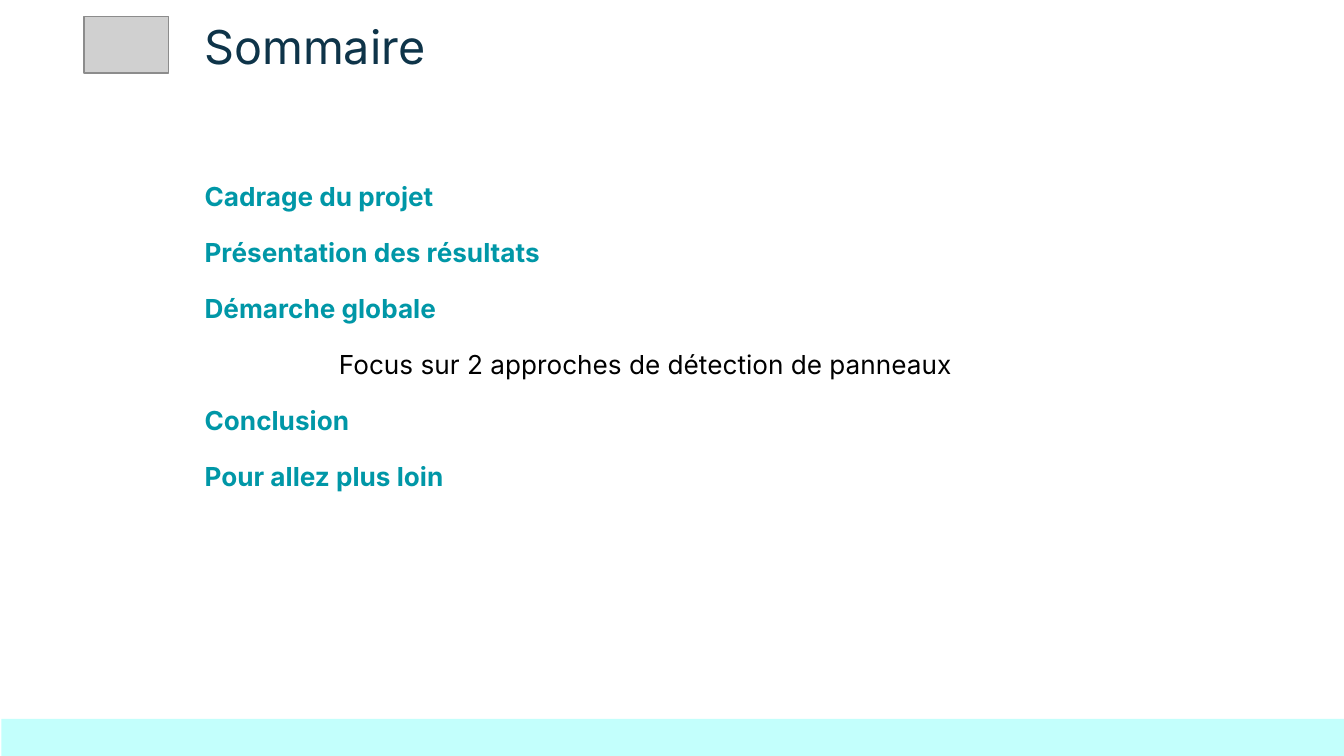
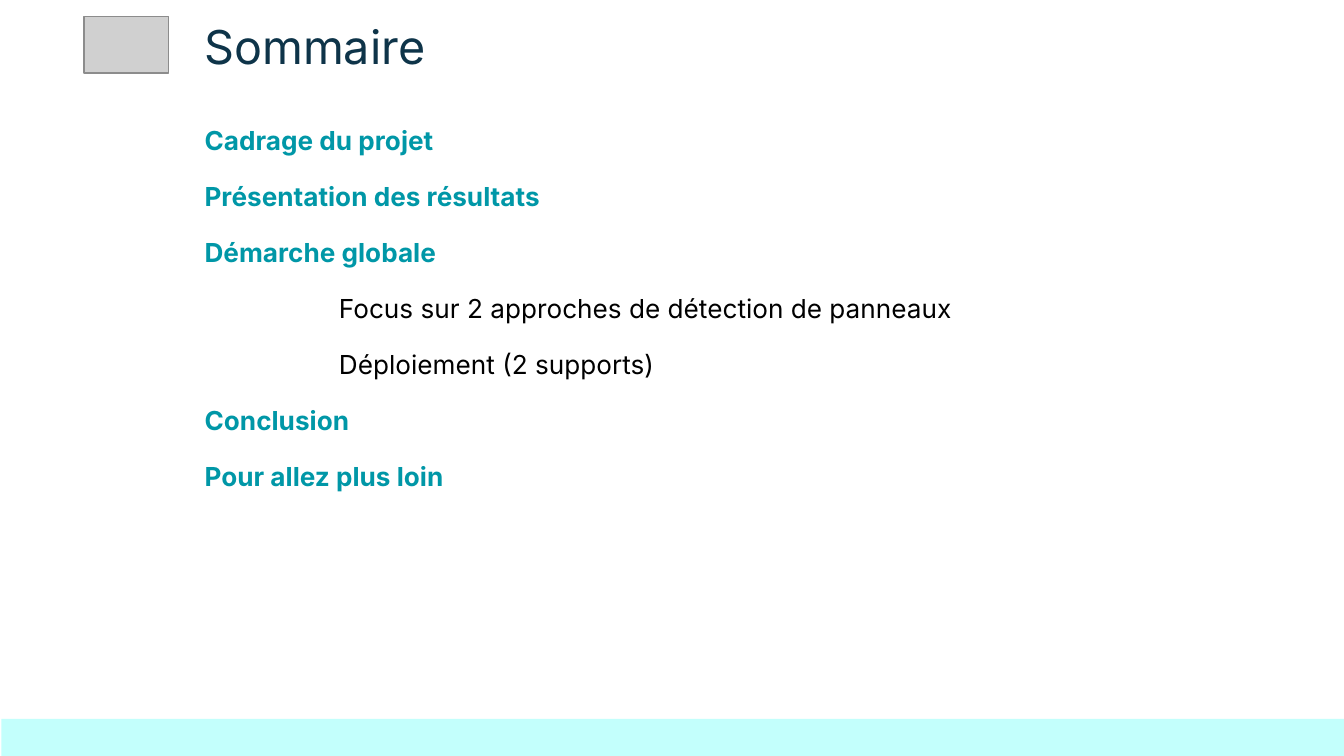
Before and after one commit to sg1961/CertifCDSD, a slide deck: slide 2 of Bloc6/Projet_TrafficSigns-Presentation.ppsx. Drawn at 1344x756 pixels with LibreOffice and Linux fonts; fonts in the diff are those of the drawing; grey boxes stand for pictures. Boxes give left, top, right and bottom in pixels: in the first picture for what was removed or moved away, otherwise in the second. Text is boxed around its words. In the diff, an @@ line names an element or a change of style, - is before the commit and + after.

```diff
--- a/Bloc6/Projet_TrafficSigns-Presentation.ppsx
+++ b/Bloc6/Projet_TrafficSigns-Presentation.ppsx
@@ text at [339,352,654,380]: paragraph added @@
+Déploiement (2 supports)
```
Also in this commit, not shown: 2 other slides changed, 1 slide added.
